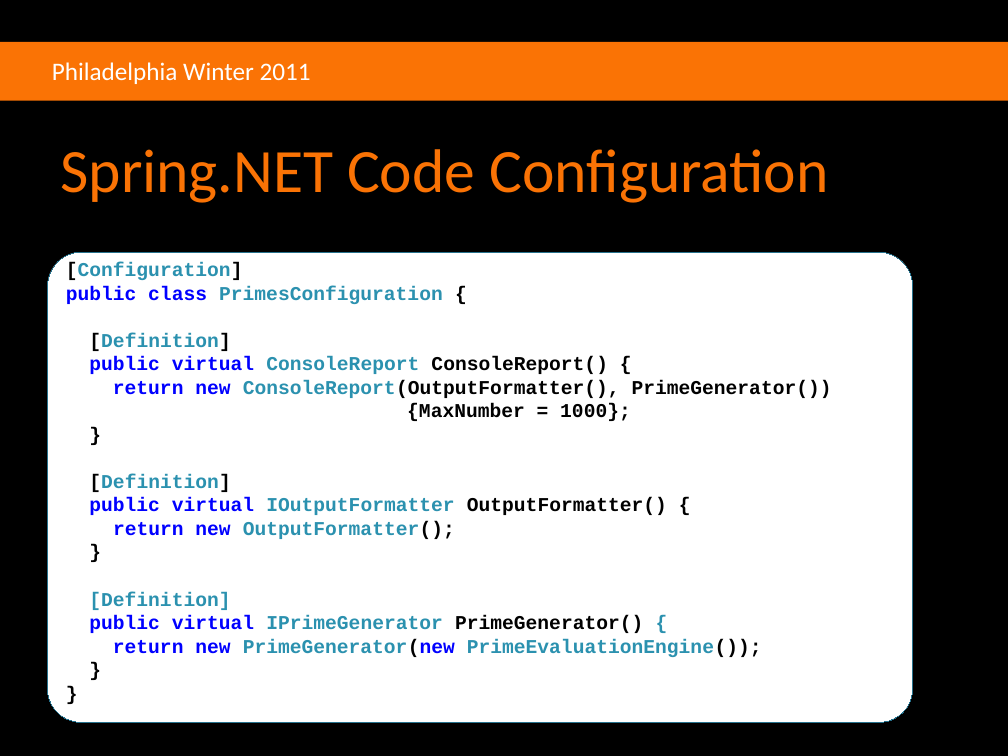
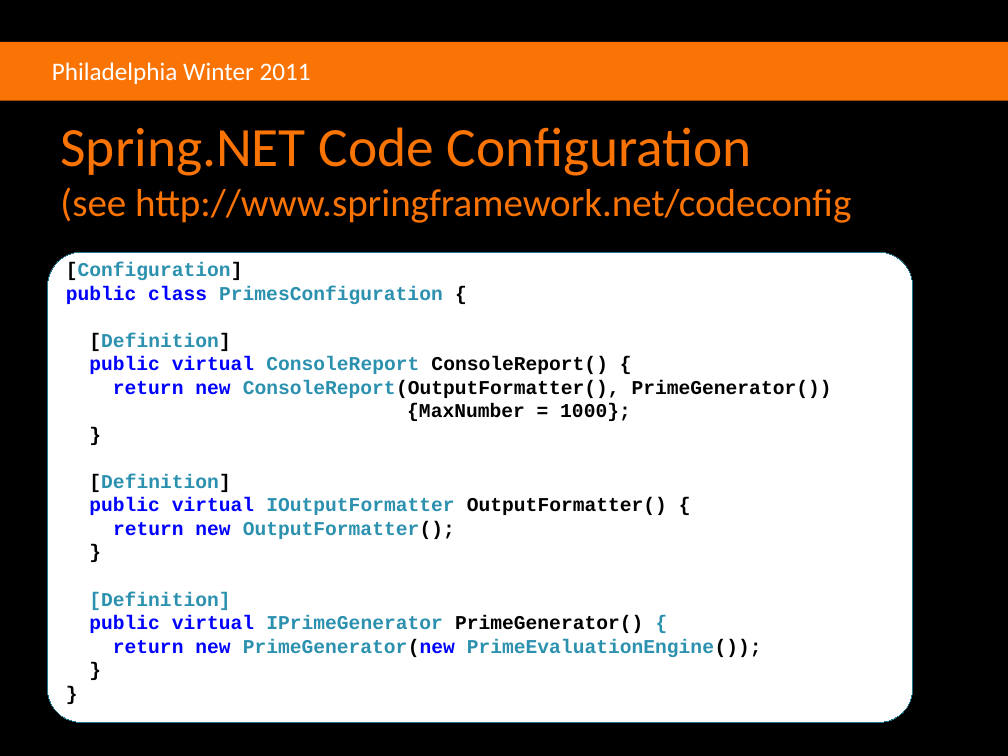
Before and after one commit to agilefire/November2010, a slide deck: slide 35 of Agile Firestarter Winter 2011 Dependency Injection.pptx (slide 34 before the commit). Drawn at 1008x756 pixels with LibreOffice and Linux fonts; fonts in the diff are those of the drawing; background and template pictures are left out. Boxes give left, top, right and bottom in pixels: in the first picture for what was removed or moved away, otherwise in the second. Text is boxed around its words. In the diff, an @@ line names an element or a change of style, - is before the commit and + after.

Commit message:
update some codeconfig code samples

```diff
--- a/Agile Firestarter Winter 2011 Dependency Injection.pptx
+++ b/Agile Firestarter Winter 2011 Dependency Injection.pptx
@@ title at <box>60,127,851,223</box>: text changed; size 44 to 27.9 pt @@
-Spring.NET Code Configuration
+Spring.NET Code Configuration
+(see http://www.springframework.net/codeconfig
```
Also in this commit, not shown: 5 other slides changed, 1 slide added.
